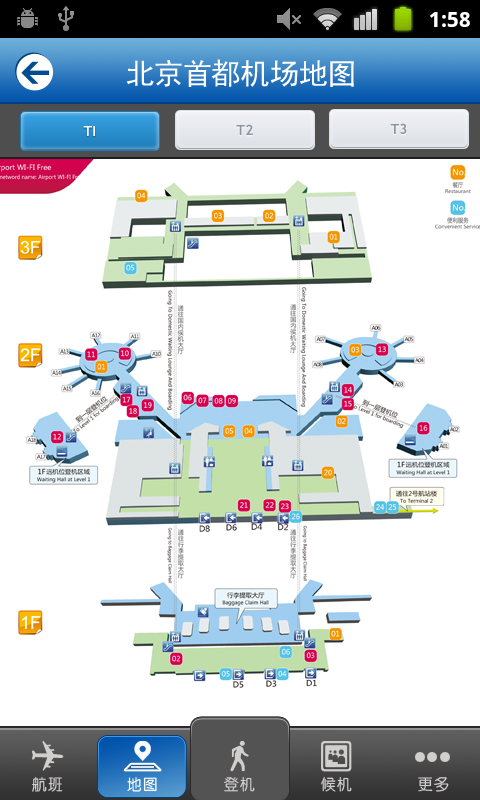
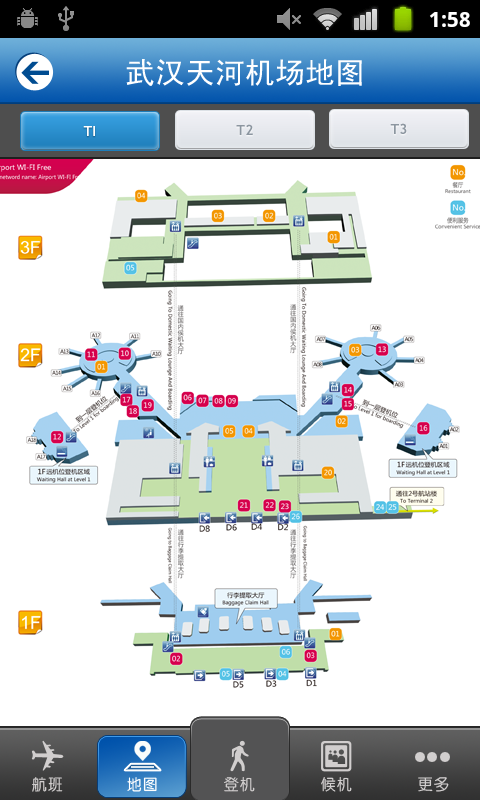
Revision of a layered 480×800 image; what changed, layer by layer:
renamed "北京首都机场地图" to "武汉天河机场地图", moved it above "图层 54", painted on it over [126, 59, 362, 87]
